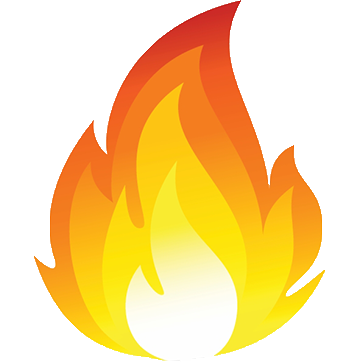
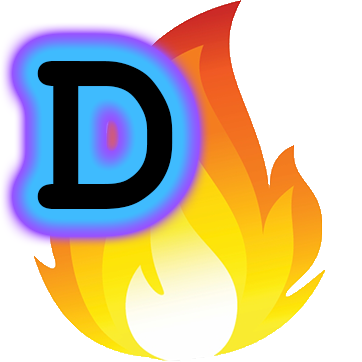
Comparing the layer stacks of the two 362px x 362px images. Changes:
added layer "D" above "25-258609_emoji-fire-flame-clip-art-fire-emoji.png" over [37, 61, 173, 209]
